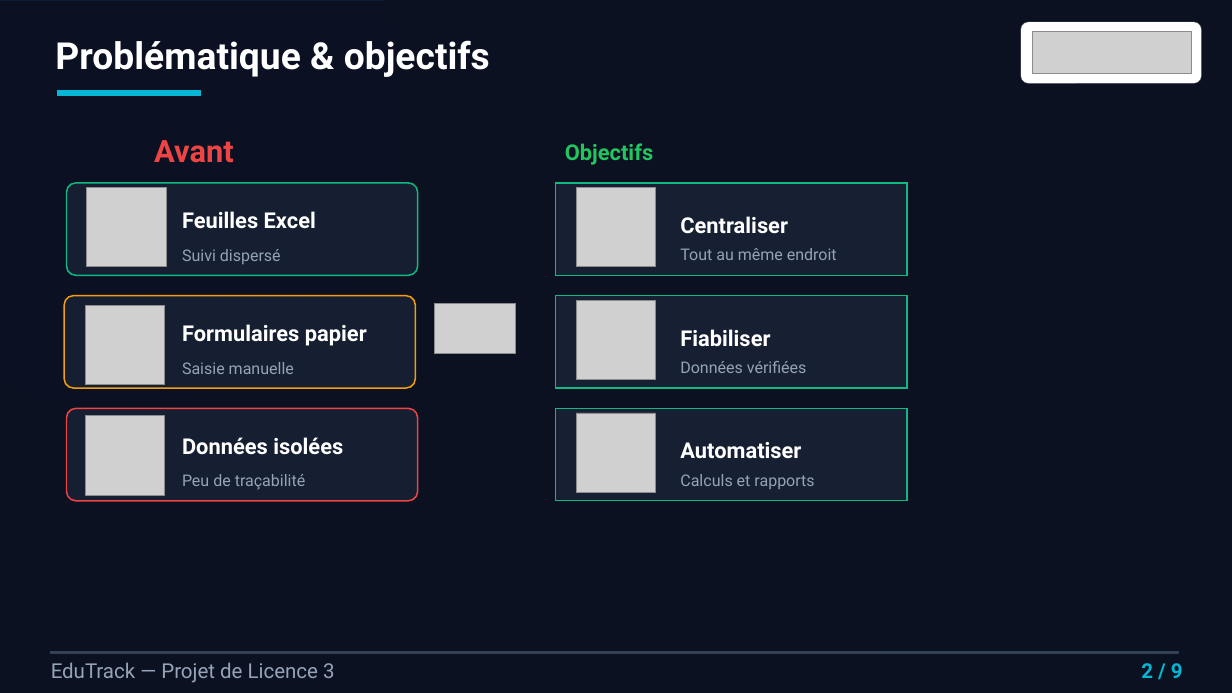
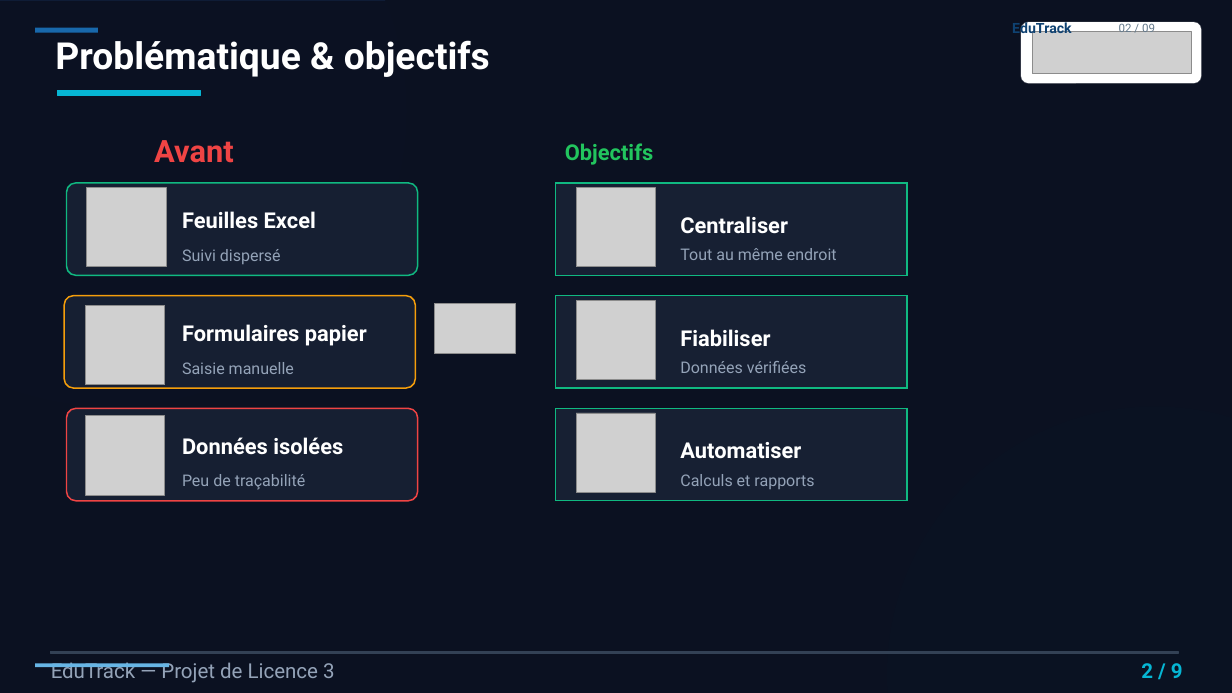
Before and after one commit to moussa7006/suivi-pedagogique-system, a slide deck: slide 2 of MEMOIRE/La finalisima present_V11.pptx. Drawn at 1232x693 pixels with LibreOffice and Linux fonts; fonts in the diff are those of the drawing; grey boxes stand for pictures. Boxes give left, top, right and bottom in pixels: in the first picture for what was removed or moved away, otherwise in the second. Text is boxed around its words. In the diff, an @@ line names an element or a change of style, - is before the commit and + after.

```diff
--- a/MEMOIRE/La finalisima present_V11.pptx
+++ b/MEMOIRE/La finalisima present_V11.pptx
@@ rectangle added at <box>35,28,98,33</box>, fill #1868AB @@
@@ text added at <box>1012,20,1072,38</box>, 11 pt, text #0F4272, bold @@
+EduTrack
@@ text added at <box>1119,21,1155,32</box>, 9 pt, text #657A8C @@
+02 / 09
@@ rectangle added at <box>35,664,169,667</box>, fill #67B5E5 @@
```
Also in this commit, not shown: 7 other slides changed, 4 other files.
